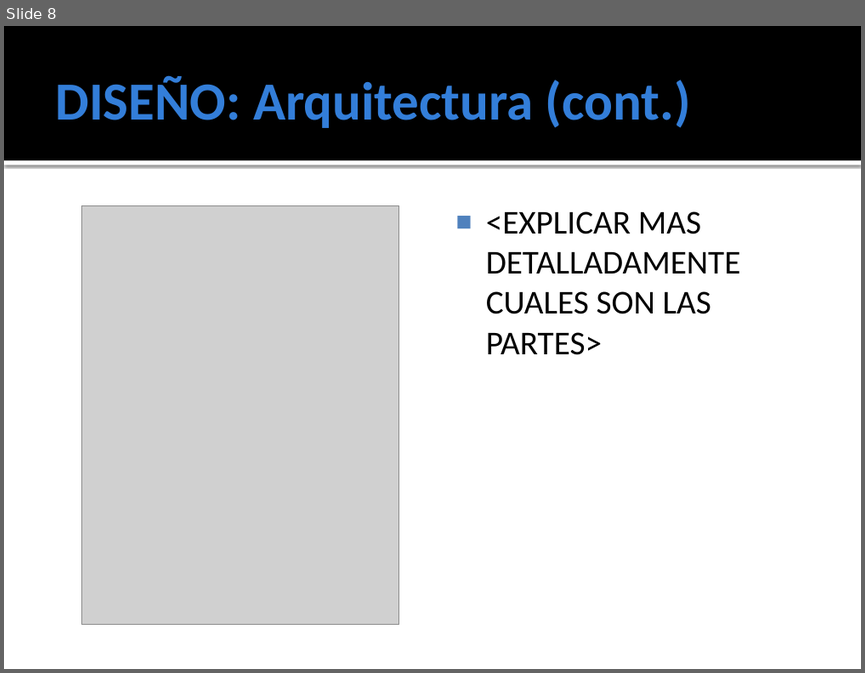
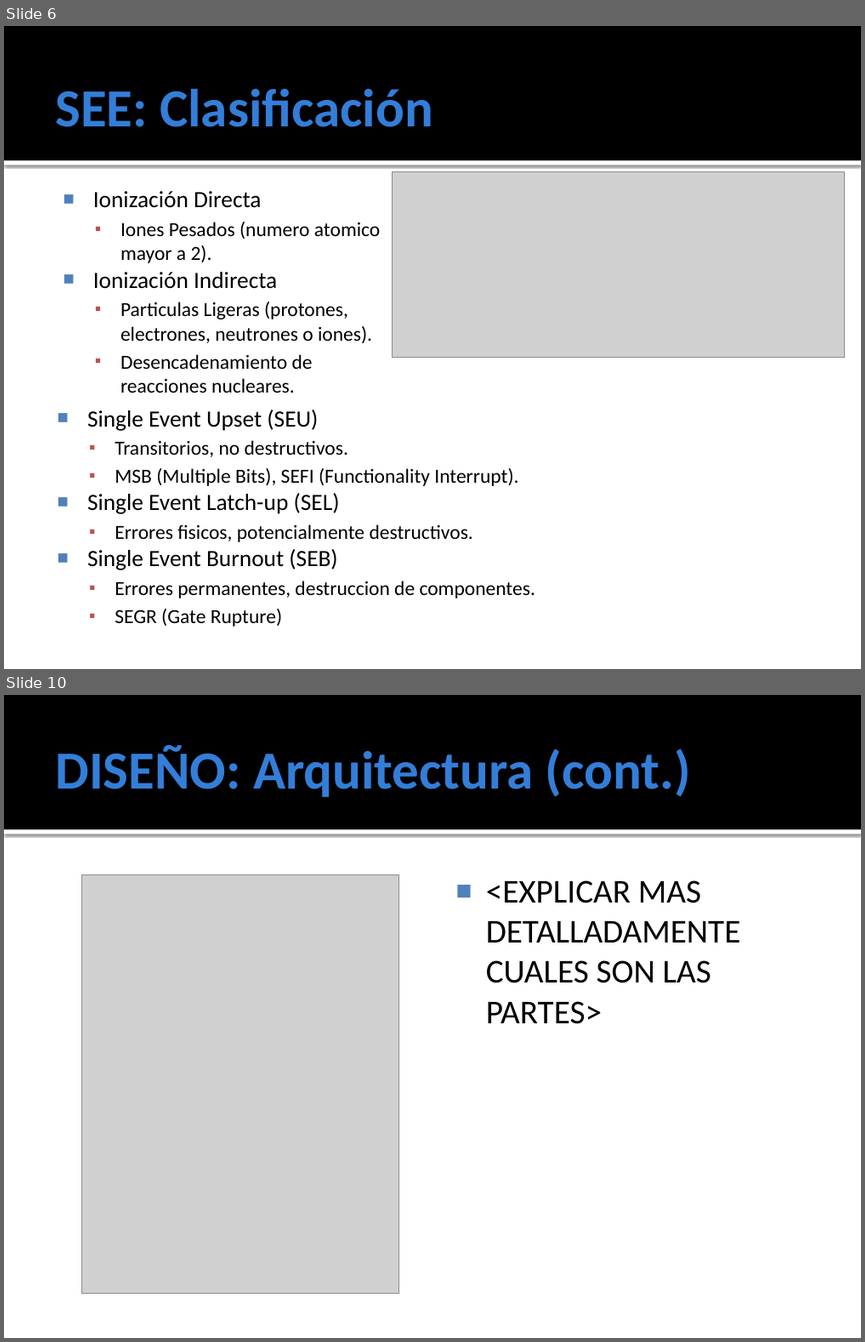
Before and after one commit to ginotkj/fiocs, a slide deck: Documentation/Documentacion/PRESENTACION_FABRI.pptx. Shown one above the other, each under a label of ours: slide 8 before the commit, slides 6 and 10 after it; the slides between them are not shown. The pictures are 865x673 and 865x1342 pixels, drawn with LibreOffice and Linux fonts; fonts in the diff are those of the drawing; grey boxes stand for pictures. Boxes give left, top, right and bottom in pixels: in the first picture for what was removed or moved away, otherwise in the second. Text is boxed around its words. In the diff, an @@ line names an element or a change of style, - is before the commit and + after.

```diff
--- a/Documentation/Documentacion/PRESENTACION_FABRI.pptx
+++ b/Documentation/Documentacion/PRESENTACION_FABRI.pptx
@@ slide 6 added at [4, 26, 861, 669], background #FFFFFF; not listed: 2 template elements that a slide beside it also shows @@
@@ title added at [55, 88, 433, 127], 45 pt, text #337ED9, bold @@
+SEE: Clasificación
@@ picture added at [392, 171, 845, 358] @@
@@ text added at [93, 191, 380, 392], 16.8 pt, text #000000 @@
+■ Ionización Directa
+  ▪ Iones Pesados (numero atomico mayor a 2).
+■ Ionización Indirecta
+  ▪ Particulas Ligeras (protones, electrones, neutrones o iones).
+  ▪ Desencadenamiento de reacciones nucleares.
@@ text added at [87, 409, 535, 598], 16.8 pt, text #000000 @@
+■ Single Event Upset (SEU)
+  ▪ Transitorios, no destructivos.
+  ▪ MSB (Multiple Bits), SEFI (Functionality Interrupt).
+■ Single Event Latch-up (SEL)
+  ▪ Errores fisicos, potencialmente destructivos.
+■ Single Event Burnout (SEB)
+  ▪ Errores permanentes, destruccion de componentes.
+  ▪ SEGR (Gate Rupture)
@@ what was slide 8 is now slide 10 @@
```
Also in this commit, not shown: 6 slides changed, 2 other slides added, 1 slide removed, 2 other files.
